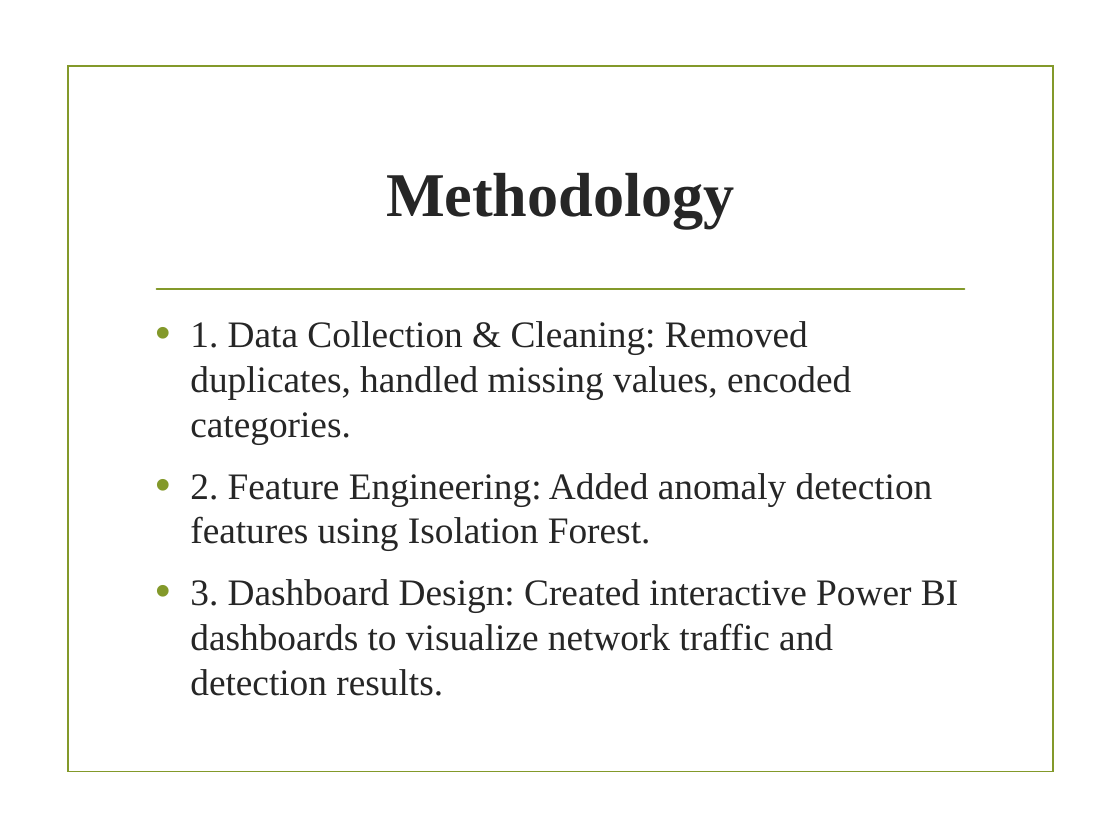
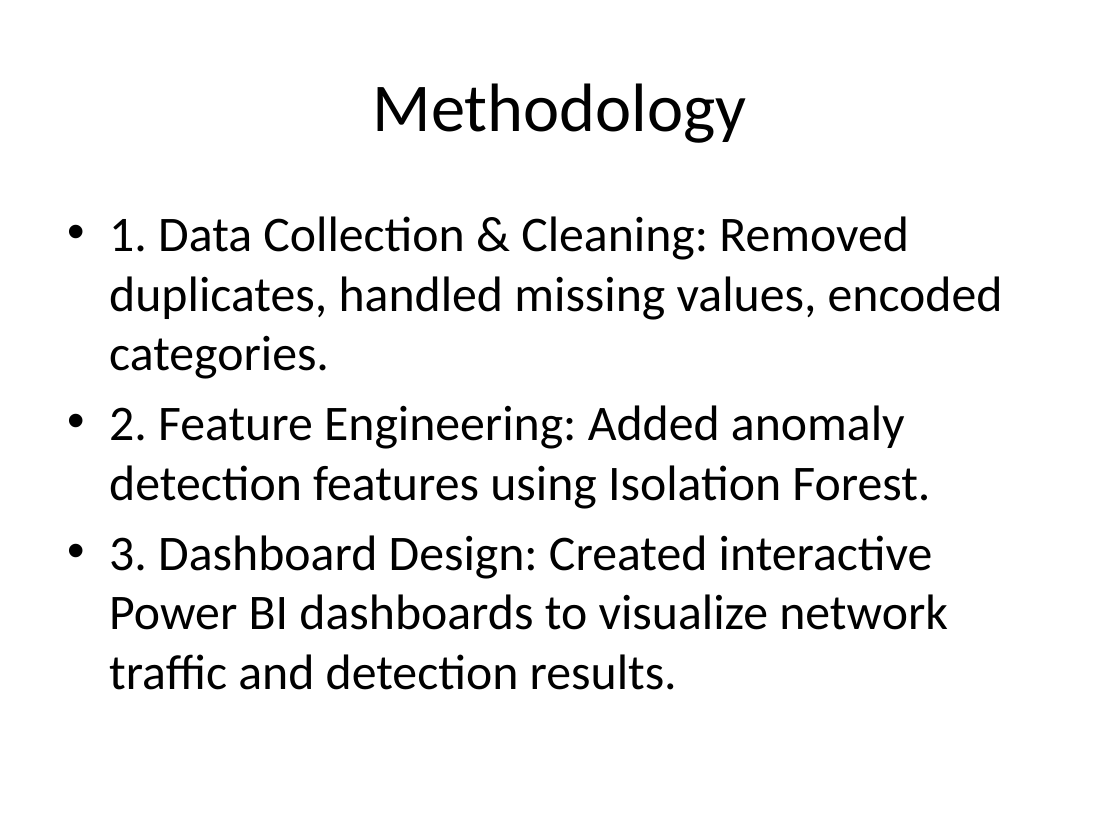
Before and after one commit to Serge731/CyberSecurityBigDataAnalytics, a slide deck: slide 4 of Cybersecurity_Capstone_Presentation.pptx. Drawn at 1120x840 pixels with LibreOffice and Linux fonts; fonts in the diff are those of the drawing; background and template pictures are left out. Boxes give left, top, right and bottom in pixels: in the first picture for what was removed or moved away, otherwise in the second. Text is boxed around its words. In the diff, an @@ line names an element or a change of style, - is before the commit and + after.

```diff
--- a/Cybersecurity_Capstone_Presentation.pptx
+++ b/Cybersecurity_Capstone_Presentation.pptx
@@ title "Methodology": place and size @@
-title "Methodology" at (386,173,735,228)
+title "Methodology" at (373,83,747,143)
@@ title "Methodology" at (373,83,747,143): size 40 to 44 pt, font Times New Roman to Calibri, text colour #262626 to #000000, bold off @@
@@ rectangle removed at (68,66,1053,772) @@
@@ text "1. Data Collection & Cleaning: ...": place and size @@
-text "1. Data Collection & Cleaning: ..." at (190,321,958,696)
+text "1. Data Collection & Cleaning: ..." at (109,216,1003,690)
@@ text "1. Data Collection & Cleaning: ..." at (109,216,1003,690): size 24 to 32 pt, font Times New Roman to Calibri, text colour #262626 to #000000; indent changed; less space between paragraphs @@
@@ line removed from (157, 289) to (964, 289) @@
```
Also in this commit, not shown: 11 other slides changed, 1 slide removed.
